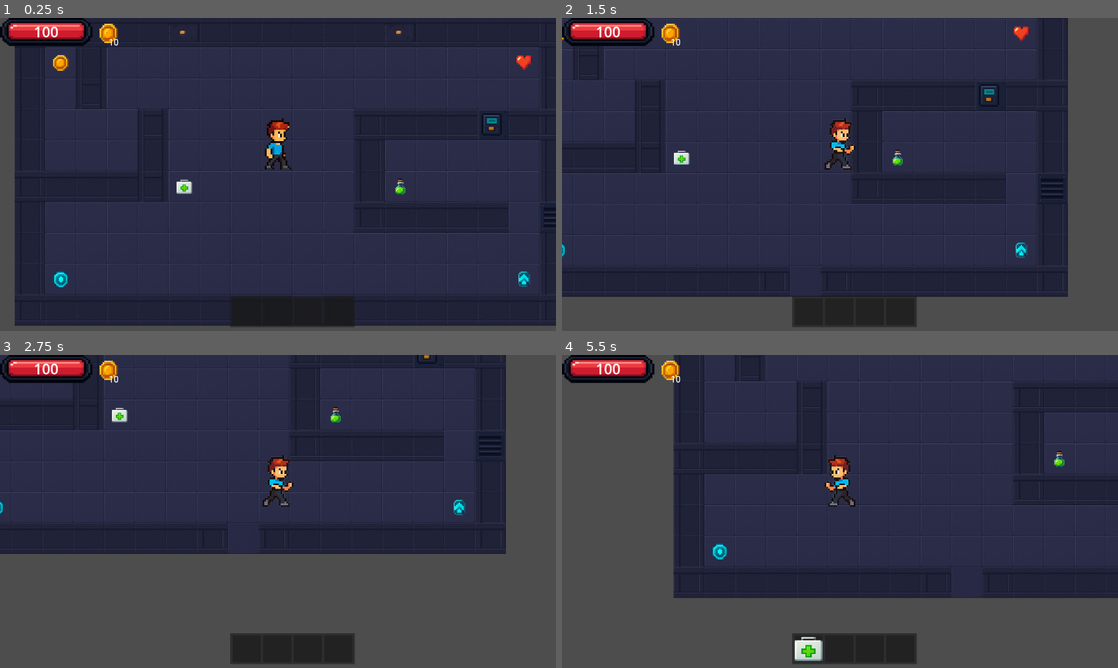
Above: before the commit, frames 1-4 (two rows, left to right).
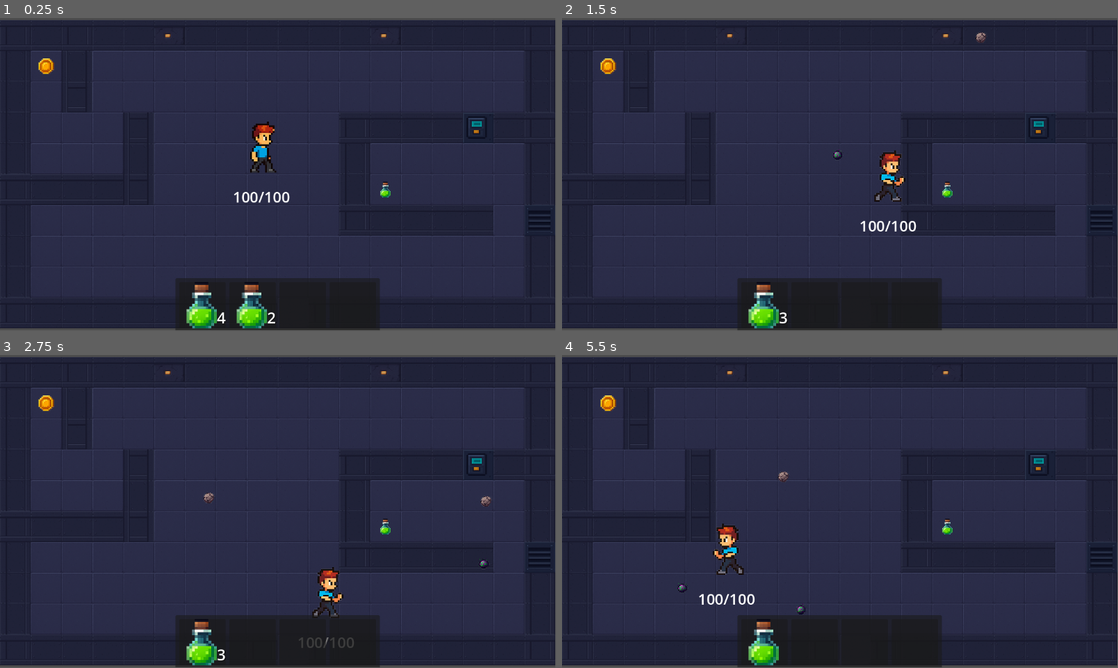
Above: after the commit, the same moments.

Repository: Magamid-Inc/Arcade-Game-Project
Game: Godot game, scene res://scenes/game.tscn
Same seed, same stepped clock (60 frames per second), same inputs: the game is played once before the commit and once after it.
Inputs:
- Up to frame 1 (0.25 s): no input
- Up to frame 2 (1.5 s): tap Enter at 0.5 s; hold D (move_right) 0.53-1.28 s; tap 1 (press_num_1) at 0.6 s; tap 2 (press_num_2) at 0.8, 1.35 s; hold S (move_down) from 1.28 s (still down)
- Up to frame 3 (2.75 s): tap 3 (press_num_3) at 1.55, 2.1 s; release S (move_down) at 2.03 s; hold D (move_right) from 2.03 s (still down); tap 4 (press_num_4) at 2.3 s
- Up to frame 4 (5.5 s): release D (move_right) at 2.78 s; hold W (move_up) 2.78-3.53 s; tap 4 (press_num_4) at 2.85, 5.3 s; tap 1 (press_num_1) at 3.05, 3.6 s; hold A (move_left) 3.53-5.03 s; tap 2 (press_num_2) at 3.8, 4.35 s; tap 3 (press_num_3) at 4.55, 5.1 s; hold S (move_down) from 5.03 s (still down)
In our replay, the window is 800x450 before the commit and 799x449 after it. These sizes can differ from the game's own. Grey fills any space a smaller window leaves; there, only what the larger window draws over its background counts as a difference.

The runs differ from the first frame. In frame 1, 13% of the frame differs, in the area x 0-100%, y 0-100%; in frame 2, 25%; in frame 3, 45%; in frame 4, 40%.

Commit message:
Revert "adding take and use items"

Diff:
--- a/Items/boost.tres
+++ /dev/null
@@ -1,12 +0,0 @@
-[gd_resource type="Resource" script_class="Boost" load_steps=3 format=3 uid="uid://b28x222vq7br"]
-
-[ext_resource type="Script" uid="uid://l54u8cfm5imr" path="res://scripts/boost.gd" id="1_83yrh"]
-[ext_resource type="Texture2D" uid="uid://w4s5xmxet0mr" path="res://assets/loot/boost.png" id="1_kf2g3"]
-
-[resource]
-script = ExtResource("1_83yrh")
-name = "Ускорение"
-description = "Описание: энергетический стимулятор — капсула с оранжево-жёлтым свечением. Возможности:Увеличивает скорость передвижения игрока на +40%.Улучшает скорость уклонения и даёт более быстрое восстановление после рывка.Время действия: 5–7 секунд."
-max_stack_size = 4
-icon = ExtResource("1_kf2g3")
-metadata/_custom_type_script = "uid://l54u8cfm5imr"
--- a/Items/heal_kit.tres
+++ b/Items/heal_kit.tres
@@ -7,7 +7,6 @@
 script = ExtResource("1_3st7f")
 price = 15
 name = "Аптечка"
-description = "классический большой предмет восстановления. Лечение: +25 HP"
-max_stack_size = 4
+description = "классический большой предмет восстановления."
 icon = ExtResource("1_j18xr")
 metadata/_custom_type_script = "uid://c04i7vvk8ukob"
--- a/Items/heart.tres
+++ b/Items/heart.tres
@@ -7,6 +7,6 @@
 script = ExtResource("1_w81nf")
 healSize = 10
 name = "Сердечко"
-description = "символический предмет здоровья в духе классических аркад. Лечение: 10 HP"
+description = "символический предмет здоровья в духе классических аркад."
 icon = ExtResource("1_fho7m")
 metadata/_custom_type_script = "uid://c04i7vvk8ukob"
--- a/Items/potion.tres
+++ b/Items/potion.tres
@@ -7,8 +7,7 @@
 script = ExtResource("1_hw0jr")
 healSize = 3
 timeHeal = 5
-name = "Хилка"
-description = "небольшое зелёное зелье с сияющей жидкостью. Лечение: +3 HP/сек, длительность 5 секунд"
+name = "Potion"
 max_stack_size = 4
 icon = ExtResource("1_5vqjr")
 metadata/_custom_type_script = "uid://c04i7vvk8ukob"
--- a/Items/shield.tres
+++ /dev/null
@@ -1,12 +0,0 @@
-[gd_resource type="Resource" script_class="Shield" load_steps=3 format=3 uid="uid://ceqdyt3gpplub"]
-
-[ext_resource type="Script" uid="uid://bt5kunixmmaq6" path="res://scripts/shield.gd" id="1_ftwdv"]
-[ext_resource type="Texture2D" uid="uid://pkgttlvk4r0m" path="res://assets/loot/shield.png" id="1_uc8ds"]
-
-[resource]
-script = ExtResource("1_ftwdv")
-name = "Щит"
-description = "энергетическая сфера, создающая защитный барьер вокруг игрока. Возможности:Временную неуязвимость от уронаПолностью блокирует 3 входящих атаки (снаряды, столкновения, ловушки).Имеет время действия: 5 секунд или до разрушения."
-max_stack_size = 4
-icon = ExtResource("1_uc8ds")
-metadata/_custom_type_script = "uid://bt5kunixmmaq6"
--- a/project.godot
+++ b/project.godot
@@ -18,10 +18,6 @@
 [autoload]
 
 GameState="*res://scripts/GameState.gd"
-
-[display]
-
-window/stretch/mode="viewport"
 
 [input]
 
--- a/scenes/game.tscn
+++ b/scenes/game.tscn
@@ -1,6 +1,4 @@
-
-[gd_scene load_steps=22 format=4 uid="uid://cg54nfilba6ij"]
-
+[gd_scene load_steps=18 format=4 uid="uid://cg54nfilba6ij"]
 
 [ext_resource type="PackedScene" uid="uid://dg6tbf8uavjqm" path="res://scenes/player.tscn" id="1_uwrxv"]
 [ext_resource type="Script" uid="uid://bs11g523nrrfd" path="res://scripts/player_health_ui.gd" id="2_lnu2h"]
@@ -9,14 +7,9 @@
 [ext_resource type="Texture2D" uid="uid://uxadml48tp25" path="res://assets/locationDesign/decoration.png" id="5_gee14"]
 [ext_resource type="Texture2D" uid="uid://cj6xrd7rqs2ia" path="res://assets/locationDesign/floor.png" id="6_0tnpc"]
 [ext_resource type="Texture2D" uid="uid://bpjkisxi0nyvl" path="res://assets/locationDesign/wall main.png" id="7_vtaks"]
-[ext_resource type="Script" uid="uid://cs7k6fxsjuovk" path="res://scripts/camera_follow.gd" id="8_0tnpc"]
 [ext_resource type="Texture2D" uid="uid://0virl05qr8xg" path="res://assets/locationDesign/wall.png" id="8_kvpfn"]
-[ext_resource type="Script" uid="uid://b8nykpkq7cwwe" path="res://scripts/inventory.gd" id="10_kvpfn"]
-[ext_resource type="PackedScene" uid="uid://du2fxar8rad4s" path="res://scenes/inventory_slot.tscn" id="11_dinhu"]
-[ext_resource type="Texture2D" uid="uid://dtsa457nrj0fl" path="res://assets/interface/bar 100 hp.png" id="12_dinhu"]
-[ext_resource type="Script" uid="uid://ci384mq3mltxg" path="res://scripts/player_money_ui.gd" id="13_ir15t"]
-[ext_resource type="Texture2D" uid="uid://bktu7s67tl8eo" path="res://assets/loot/coin.png" id="13_trtic"]
-
+[ext_resource type="PackedScene" uid="uid://dp24jsuhattth" path="res://scenes/meteorite.tscn" id="9_vtaks"]
+[ext_resource type="PackedScene" uid="uid://dhjye6seei1yx" path="res://scenes/meteorite_2.tscn" id="10_kvpfn"]
 
 [sub_resource type="TileSetAtlasSource" id="TileSetAtlasSource_dinhu"]
 texture = ExtResource("5_gee14")
@@ -116,7 +109,7 @@
 [sub_resource type="TileSet" id="TileSet_ca42v"]
 tile_size = Vector2i(64, 64)
 physics_layer_0/collision_layer = 1
-physics_layer_0/collision_mask = 12
+physics_layer_0/collision_mask = 0
 sources/0 = SubResource("TileSetAtlasSource_dinhu")
 sources/1 = SubResource("TileSetAtlasSource_kvuet")
 sources/2 = SubResource("TileSetAtlasSource_trtic")
@@ -126,19 +119,12 @@
 texture = ExtResource("5_0tnpc")
 separation = Vector2i(10, 0)
 texture_region_size = Vector2i(32, 32)
-0:0/next_alternative_id = 2
 0:0/0 = 0
-0:0/0/physics_layer_0/polygon_0/points = PackedVector2Array(-16.087502, -15.805267, 15.523033, -15.805267, 14.394081, 16.369743, -15.523033, 15.805267)
 1:0/0 = 0
-1:0/0/physics_layer_0/polygon_0/points = PackedVector2Array(-16.087502, -15.805267, 15.523033, -15.805267, 14.394081, 16.369743, -15.523033, 15.805267)
 2:0/0 = 0
-2:0/0/physics_layer_0/polygon_0/points = PackedVector2Array(-16.087502, -15.805267, 15.523033, -15.805267, 14.394081, 16.369743, -15.523033, 15.805267)
 3:0/0 = 0
-3:0/0/physics_layer_0/polygon_0/points = PackedVector2Array(-16.087502, -15.805267, 15.523033, -15.805267, 14.394081, 16.369743, -15.523033, 15.805267)
 5:0/0 = 0
-5:0/0/physics_layer_0/polygon_0/points = PackedVector2Array(-16.087502, -15.805267, 15.523033, -15.805267, 14.394081, 16.369743, -15.523033, 15.805267)
 4:0/0 = 0
-4:0/0/physics_layer_0/polygon_0/points = PackedVector2Array(-16.087502, -15.805267, 15.523033, -15.805267, 14.394081, 16.369743, -15.523033, 15.805267)
 
 [sub_resource type="TileSet" id="TileSet_kvpfn"]
 tile_size = Vector2i(64, 64)
@@ -185,8 +171,7 @@
 tile_set = SubResource("TileSet_ca42v")
 
 [node name="TileMapLayer2" type="TileMapLayer" parent="."]
-unique_name_in_owner = true
-tile_map_data = PackedByteArray("AAADAAAAAAAAAAAAAAD4//z/AAAEAAAAAAD4/wMAAAABAAAAAAAHAPz/AAACAAAAAAAHAAMAAAAFAAAAAAD8/wAAAAADAAAAAAA=")
+tile_map_data = PackedByteArray("AAADAAAAAAAAAAAAAAD4//z/AAAEAAAAAAA=")
 tile_set = SubResource("TileSet_kvpfn")
 
 [node name="Player" parent="." groups=["player"] instance=ExtResource("1_uwrxv")]
@@ -194,7 +179,6 @@
 position = Vector2(-30, 7)
 
 [node name="PlayerHealthUi" type="Label" parent="Player"]
-visible = false
 offset_left = -81.99999
 offset_top = 18.0
 offset_right = 74.00001
@@ -202,104 +186,12 @@
 theme_override_font_sizes/font_size = 31
 text = "10/10"
 horizontal_alignment = 1
+script = ExtResource("2_lnu2h")
 
 [node name="Camera" type="Camera2D" parent="."]
 unique_name_in_owner = true
-position = Vector2(0, 4)
-script = ExtResource("8_0tnpc")
 
 [node name="MeteoriteSpawner" type="Node2D" parent="."]
 visible = false
 script = ExtResource("3_lnu2h")
-
-[node name="Interface" type="CanvasLayer" parent="."]
-
-[node name="Inventory" type="Node" parent="Interface"]
-script = ExtResource("10_kvpfn")
-
-[node name="InventoryWindow" type="Panel" parent="Interface/Inventory"]
-custom_minimum_size = Vector2(424, 112)
-offset_left = 477.0
-offset_top = 576.0
-offset_right = 901.0
-offset_bottom = 688.0
-scale = Vector2(0.60917246, 0.5724612)
-size_flags_vertical = 8
-
-[node name="SlotContainer" type="GridContainer" parent="Interface/Inventory/InventoryWindow"]
-custom_minimum_size = Vector2(408, 96)
-layout_mode = 0
-offset_left = 8.0
-offset_top = 8.0
-offset_right = 416.0
-offset_bottom = 104.0
-theme_override_constants/h_separation = 8
-columns = 4
-
-[node name="InventorySlot" parent="Interface/Inventory/InventoryWindow/SlotContainer" instance=ExtResource("11_dinhu")]
-layout_mode = 2
-size_flags_horizontal = 4
-size_flags_vertical = 4
-
-[node name="InventorySlot2" parent="Interface/Inventory/InventoryWindow/SlotContainer" instance=ExtResource("11_dinhu")]
-layout_mode = 2
-size_flags_horizontal = 4
-size_flags_vertical = 4
-
-[node name="InventorySlot3" parent="Interface/Inventory/InventoryWindow/SlotContainer" instance=ExtResource("11_dinhu")]
-layout_mode = 2
-
-[node name="InventorySlot4" parent="Interface/Inventory/InventoryWindow/SlotContainer" instance=ExtResource("11_dinhu")]
-layout_mode = 2
-
-[node name="HealthBar" type="CanvasGroup" parent="Interface"]
-
-[node name="Bar100Hp" type="Sprite2D" parent="Interface/HealthBar"]
-position = Vector2(96.00001, 29)
-scale = Vector2(0.7299845, 0.7299846)
-texture = ExtResource("12_dinhu")
-
-[node name="Label" type="Label" parent="Interface/HealthBar"]
-offset_right = 192.0
-offset_bottom = 57.0
-theme_override_font_sizes/font_size = 30
-text = "100"
-horizontal_alignment = 1
-vertical_alignment = 1
-script = ExtResource("2_lnu2h")
-
-[node name="Control" type="Control" parent="Interface"]
-layout_mode = 3
-anchors_preset = 0
-offset_left = 192.0
-offset_right = 256.0
-offset_bottom = 61.0
-scale = Vector2(0.99446845, 1.0316604)
-script = ExtResource("13_ir15t")
-
-[node name="Icon" type="TextureRect" parent="Interface/Control"]
-unique_name_in_owner = true
-layout_mode = 0
-offset_left = 14.077877
-offset_top = 11.631733
-offset_right = 78.07788
-offset_bottom = 75.63173
-scale = Vector2(0.6, 0.6)
-texture = ExtResource("13_trtic")
-
-[node name="Count" type="Label" parent="Interface/Control"]
-unique_name_in_owner = true
-layout_mode = 1
-anchors_preset = 3
-anchor_left = 1.0
-anchor_top = 1.0
-anchor_right = 1.0
-anchor_bottom = 1.0
-offset_left = -31.0
-offset_top = -26.0
-grow_horizontal = 0
-grow_vertical = 0
-size_flags_horizontal = 8
-size_flags_vertical = 8
-theme_override_font_sizes/font_size = 18
-text = "000"
+meteor_scenes = Array[PackedScene]([ExtResource("9_vtaks"), ExtResource("10_kvpfn")])
--- a/scenes/player.tscn
+++ b/scenes/player.tscn
@@ -1,9 +1,11 @@
-[gd_scene load_steps=14 format=3 uid="uid://dg6tbf8uavjqm"]
+[gd_scene load_steps=16 format=3 uid="uid://dg6tbf8uavjqm"]
 
 [ext_resource type="Script" uid="uid://dp1rhtqgj0iq0" path="res://scripts/player.gd" id="1_g2els"]
 [ext_resource type="Texture2D" uid="uid://bl13plhfbh3kf" path="res://assets/player/defeat (расстояние 10px).png" id="2_dqkch"]
 [ext_resource type="Texture2D" uid="uid://bysjnpi320gvx" path="res://assets/player/front idle.png" id="2_qhqgy"]
 [ext_resource type="Texture2D" uid="uid://bgcxdgsttdypq" path="res://assets/player/run (64_106).png" id="3_dqkch"]
+[ext_resource type="Script" uid="uid://b8nykpkq7cwwe" path="res://scripts/inventory.gd" id="5_tuyoq"]
+[ext_resource type="PackedScene" uid="uid://du2fxar8rad4s" path="res://scenes/inventory_slot.tscn" id="6_fjrip"]
 
 [sub_resource type="AtlasTexture" id="AtlasTexture_smehm"]
 atlas = ExtResource("2_dqkch")
@@ -77,7 +79,7 @@
 
 [node name="Player" type="CharacterBody2D"]
 collision_layer = 4
-collision_mask = 15
+collision_mask = 13
 script = ExtResource("1_g2els")
 
 [node name="AnimatedSprite2D" type="AnimatedSprite2D" parent="."]
@@ -89,3 +91,39 @@
 [node name="CollisionShape2D" type="CollisionShape2D" parent="."]
 position = Vector2(-0.5, -61)
 shape = SubResource("RectangleShape2D_3v2ag")
+
+[node name="Inventory" type="Node" parent="."]
+script = ExtResource("5_tuyoq")
+
+[node name="InventoryWindow" type="Panel" parent="Inventory"]
+custom_minimum_size = Vector2(424, 112)
+offset_left = -212.0
+offset_top = 216.0
+offset_right = 212.0
+offset_bottom = 328.0
+
+[node name="SlotContainer" type="GridContainer" parent="Inventory/InventoryWindow"]
+custom_minimum_size = Vector2(408, 96)
+layout_mode = 0
+offset_left = 8.0
+offset_top = 8.0
+offset_right = 416.0
+offset_bottom = 104.0
+theme_override_constants/h_separation = 8
+columns = 4
+
+[node name="InventorySlot" parent="Inventory/InventoryWindow/SlotContainer" instance=ExtResource("6_fjrip")]
+layout_mode = 2
+size_flags_horizontal = 4
+size_flags_vertical = 4
+
+[node name="InventorySlot2" parent="Inventory/InventoryWindow/SlotContainer" instance=ExtResource("6_fjrip")]
+layout_mode = 2
+size_flags_horizontal = 4
+size_flags_vertical = 4
+
+[node name="InventorySlot3" parent="Inventory/InventoryWindow/SlotContainer" instance=ExtResource("6_fjrip")]
+layout_mode = 2
+
+[node name="InventorySlot4" parent="Inventory/InventoryWindow/SlotContainer" instance=ExtResource("6_fjrip")]
+layout_mode = 2
--- a/scripts/GameState.gd
+++ b/scripts/GameState.gd
@@ -3,4 +3,4 @@
 var player_health: int = 100
 var max_health: int = 100
 
-var money: int = 10
+var money: int = 0
--- a/scripts/boost.gd
+++ /dev/null
@@ -1,6 +0,0 @@
-class_name Boost
-extends Item
-
-@export var boostPercent: int = 40
-@export var time: int  = 5
-@export var price: int = 5
--- a/scripts/camera_follow.gd
+++ /dev/null
@@ -1,20 +0,0 @@
-# Description: A script that makes the camera follow the player.
-
-extends Camera2D
-
-var player : Node2D
-
-func _ready():
-	player = get_node("%Player")
-	_sync_position()
-
-func _process(_delta):
-	_sync_position()
-
-func _sync_position():
-	if (player):
-		global_position = player.global_position
-	else:
-		print("Player not found")
-
-	pass
--- a/scripts/inventory.gd
+++ b/scripts/inventory.gd
@@ -3,10 +3,6 @@
 var slots : Array[InventorySlot]
 @onready var window : Panel = get_node("InventoryWindow")
 @onready var potion: Item = preload("res://Items/potion.tres")
-@onready var heal_kit: Item = preload("res://Items/heal_kit.tres")
-@onready var heart: Item = preload("res://Items/heart.tres")
-@onready var boost: Item = preload("res://Items/boost.tres")
-@onready var shield: Item = preload("res://Items/shield.tres")
 #@onready var info_text : Label = get_node("InventoryWindow/InfoText")
 @export var starter_items : Array[Item]
 
@@ -18,8 +14,8 @@
 		child.set_item(null)
 		child.inventory = self
 
-	#for i in range(6):
-		#starter_items.append(potion)
+	for i in range(6):
+		starter_items.append(potion)
 
 	for item in starter_items:
 		add_item(item)
@@ -40,21 +36,16 @@
 	#pass
 
 
-func add_item (item):
-	if item is not Item:
-		return Error.ERR_INVALID_DATA
-
+func add_item (item : Item):
 	var slot = get_slot_to_add(item)
 
 	if slot == null:
-		return false
+		return
 
 	if slot.item == null:
 		slot.set_item(item)
 	elif slot.item == item:
 		slot.add_item()
-
-	return true
 
 #func get_item_from_num_slot(num: int) -> Item:
 	#return slots[num-1].item
@@ -69,24 +60,7 @@
 	if slot == null or slot.item == null:
 		print("error")
 		return
-
-	match slot.item:
-		potion:
-			print(potion.timeHeal)
-			GameState.player_health = clamp(GameState.player_health+potion.healSize, 0, GameState.max_health)
-			#for i in range(potion.timeHeal):
-
-		heal_kit:
-			GameState.player_health = clamp(GameState.player_health+heal_kit.healSize, 0, GameState.max_health)
-		heart:
-			GameState.player_health = clamp(GameState.player_health+heart.healSize, 0, GameState.max_health)
-		boost:
-			pass
-		shield:
-			pass
-
 	slot.remove_item()
-
 
 
 func get_slot_to_add (item : Item) -> InventorySlot:
--- a/scripts/inventory_slot.gd
+++ b/scripts/inventory_slot.gd
@@ -1,6 +1,6 @@
 class_name InventorySlot
 extends Node
-var item
+var item : Item
 var quantity : int
 @onready var icon : TextureRect = get_node("Icon")
 @onready var quantity_text : Label = get_node("QuantityText")
--- a/scripts/player.gd
+++ b/scripts/player.gd
@@ -3,12 +3,10 @@
 @onready var animated_sprite: AnimatedSprite2D = $AnimatedSprite2D
 @onready var collision_shape: CollisionShape2D = $CollisionShape2D
 @onready var check_die: bool = false
-@onready var loot_tilemaplayer = get_node("%TileMapLayer2")
-@onready var inventory: Inventory = $"../Interface/Inventory"
 
 const SPEED = 300
 
-#@warning_ignore("unused_parameter")
+@warning_ignore("unused_parameter")
 func _physics_process(delta):
 	var direction = Vector2.ZERO
 
@@ -23,44 +21,17 @@
 			direction.x += 1
 
 	velocity = direction.normalized() * SPEED
-	#move_and_slide()
-	var collision = move_and_collide(velocity * delta)
-
-	if collision:
-		var collider = collision.get_collider()
-		if collider is TileMapLayer:
-			var collision_pos = collision.get_position()
-			var cell = loot_tilemaplayer.local_to_map(collision_pos - collision.get_normal())
-			var tile_id = loot_tilemaplayer.get_cell_source_id(cell)
-			var atlas_coords: Vector2i = loot_tilemaplayer.get_cell_atlas_coords(cell)
-
-			if tile_id == 0:
-				var check_adding = true
-				match atlas_coords:
-					Vector2i(0, 0):
-						check_adding = inventory.add_item(inventory.potion)
-					Vector2i(1, 0):
-						check_adding = inventory.add_item(inventory.shield)
-					Vector2i(2, 0):
-						check_adding = inventory.add_item(inventory.heart)
-					Vector2i(3, 0):
-						check_adding = inventory.add_item(inventory.heal_kit)
-					Vector2i(4, 0):
-						GameState.money += 1
-					Vector2i(5, 0):
-						check_adding = inventory.add_item(inventory.boost)
-				if check_adding:
-					loot_tilemaplayer.erase_cell(cell)
+	move_and_slide()
 
 	if direction.x != 0:
 		animated_sprite.flip_h = direction.x < 0
 
 	# Animations
-	if direction.x == 0 and direction.y == 0 and !check_die:
+	if direction.x == 0 and direction.y == 0:
 		animated_sprite.play("idle")
-	elif !check_die:
+	else:
 		animated_sprite.play("run")
-	if check_die and !collision_shape.disabled:
+	if check_die:
 		collision_shape.disabled = true
 		animated_sprite.play("die")
 
@@ -68,12 +39,12 @@
 	GameState.player_health -= amount
 	GameState.player_health = clamp(GameState.player_health, 0, GameState.max_health)
 
-	#print("Health: ", GameState.player_health)
+	print("Health: ", GameState.player_health)
 
-	if GameState.player_health <= 0 and !check_die:
+	if GameState.player_health <= 0:
 		check_die = true
 		die()
 
 func die():
 	print("Player died")
-	#$"../GameOverScreen".visible = true
+	$"../GameOverScreen".visible = true
--- a/scripts/player_health_ui.gd
+++ b/scripts/player_health_ui.gd
@@ -3,4 +3,4 @@
 
 # Called every frame. 'delta' is the elapsed time since the previous frame.
 func _process(_delta: float) -> void:
-	text = str(GameState.player_health)
+	text = str(GameState.player_health) + "/" + str(GameState.max_health)
--- a/scripts/player_money_ui.gd
+++ /dev/null
@@ -1,16 +0,0 @@
-class_name MoneyUI
-extends Node
-var item : Item
-var quantity : int = 0
-@onready var icon : TextureRect = get_node("%Icon")
-@onready var quantity_text : Label = get_node("%Count")
-
-func _process(_delta: float) -> void:
-	quantity = GameState.money
-	update_quantity_text()
-
-func update_quantity_text ():
-	if quantity <= 1:
-		quantity_text.text = ""
-	else:
-		quantity_text.text = str(quantity)
--- a/scripts/shield.gd
+++ b/scripts/shield.gd
@@ -1,6 +1,4 @@
 class_name Shield
 extends Item
 
-@export var time: int  = 5
-@export var preventsDamageCount: int = 3
-@export var price: int = 10
+@export var time: int  = 3
Binary file removed: assets/interface/bar 100 hp.png
Not shown, removed: assets/interface/bar 100 hp.png.import
Binary file removed: assets/interface/bar 100-25 hp.png
Not shown, removed: assets/interface/bar 100-25 hp.png.import
Binary file removed: assets/interface/bar 100-50 hp.png
Not shown, removed: assets/interface/bar 100-50 hp.png.import
Binary file removed: assets/interface/bar 50 hp.png
Not shown, removed: assets/interface/bar 50 hp.png.import
Binary file removed: assets/interface/bar 75 hp.png
Not shown, removed: assets/interface/bar 75 hp.png.import
Not shown, removed: scripts/boost.gd.uid
Not shown, removed: scripts/camera_follow.gd.uid
(and 1 more such lines)
